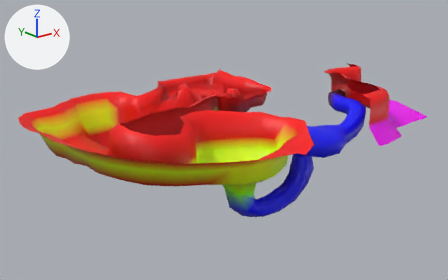
The glTF model Assets/Meshes/Levels/TutorialLevel/TutorialLevelNew.glb, before and after one commit.
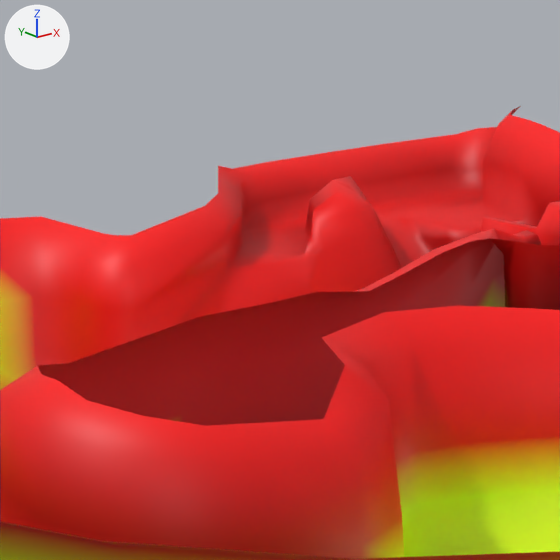
The first picture shows the older version from a camera (50 mm lens) standing at (-91.7, -138.8, 34.4) and looking at (-6.8, -32.7, -8.0). The close-ups show the older and then the newer version on the part from 25% to 51% of the width and 16% to 59% of the height of that picture. Only the edits that show in the close-ups are written down. The axes (+X, +Y, +Z) are drawn at upper left. The lights are the same throughout. Where no turn or scale is listed for an object, it has been applied to the vertices. Vertices at exactly the same position are counted once.

The older version as bpy lines, for what is in view:
```python
me_plane = bpy.data.meshes.new('Plane')
me_plane.from_pydata(...)  # 1043 vertices, 1985 faces; spans x -51.8..26.5, y -65.6..-12.6, z -19.6..5.1
me_plane.materials.append(mat_defaultmaterial)
ob_plane = bpy.data.objects.new('Plane', me_plane)
ob_plane.location = (0.0, 0.0, 0.0)
```
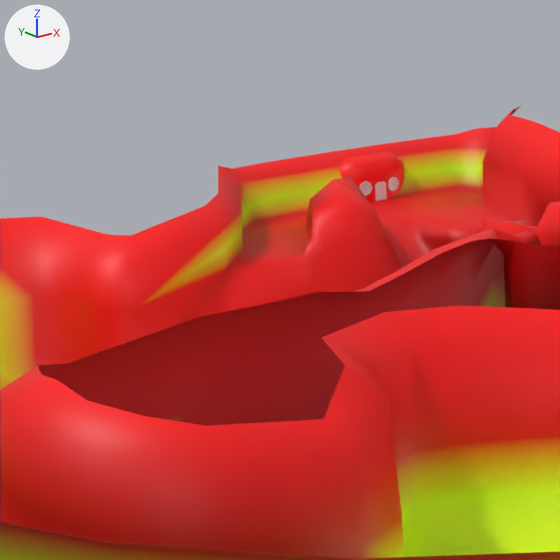
What differs and where, as boxes (x1, y1, x2, y2) in the close-ups (560 x 560 px):
'House.001', added (red)
    after: (339, 151, 404, 202)
'Door', added
    after: (375, 181, 387, 201)
'Window1', added
    after: (359, 181, 373, 196)
'Window2', added
    after: (388, 177, 399, 191)
part 1 of me_plane, recoloured (lighter)
    both: (225, 148, 483, 269)
part 2 of me_plane, recoloured
    both: (140, 147, 488, 307)

What changed in the scene script:
```text
Add mat_defaultmaterial_002:
    mat_defaultmaterial_002 = bpy.data.materials.new('DefaultMaterial.002')
    mat_defaultmaterial_002.use_nodes = True; mat_defaultmaterial_002.node_tree.nodes.clear()
    _N = mat_defaultmaterial_002.node_tree.nodes; _L = mat_defaultmaterial_002.node_tree.links
    n0 = _N.new('ShaderNodeOutputMaterial'); n0.name = 'Material Output'
    n1 = _N.new('ShaderNodeBsdfPrincipled'); n1.name = 'Principled BSDF'
    n2 = _N.new('ShaderNodeVertexColor'); n2.name = 'Color Attribute'
    _L.new(n1.outputs[0], n0.inputs[0])  # 'BSDF' to 'Surface'
    _L.new(n2.outputs[0], n1.inputs[0])  # 'Color' to 'Base Color'
Change me_plane:
    where me_plane.from_pydata(...)  # 1043 vertices, 1985 faces; spans x -51.8..26.5, y -65.6..-12.6, z -19.6..5.1
    used by ob_plane; location = (0.0, 0.0, 0.0)
    me_plane part 1: 34 faces centred in x -16.5..3.6, y -21.5..-14.2, z 0.7..2.3 are repainted in the vertex colours; the middle colour goes from red #c90000 to green #c9ff00
    me_plane part 2: 17 faces centred in x -19.1..3.7, y -22.5..-14.1, z 0.4..2.2 are repainted in the vertex colours; the middle colour goes from red #cd0000 to green #cdff00
Add me_circle_001:
    me_circle_001.from_pydata(...)  # 48 vertices, 74 faces; spans x -0.396..0.407, y -0.133..0.056, z -0.4..0.4
Add me_circle:
    me_circle.from_pydata(...)  # 48 vertices, 74 faces; spans x -0.408..0.396, y -0.142..0.056, z -0.4..0.4
Add me_cube_002:
    me_cube_002.from_pydata(...)  # 34 vertices, 48 faces; spans x -2.07..2.09, y -1.0..1.0, z -0.43..2.13
    me_cube_002.materials.append(mat_defaultmaterial_002)
Add me_cube_001:
    me_cube_001.from_pydata(...)  # 32 vertices, 56 faces; spans x 0.002..0.715, y -0.116..0.059, z 0.0..1.0
Add ob_window2:
    ob_window2 = bpy.data.objects.new('Window2', me_circle_001)
    ob_window2.location = (-2.03, -14.89, 1.25)
Add ob_window1:
    ob_window1 = bpy.data.objects.new('Window1', me_circle)
    ob_window1.location = (-3.8, -14.88, 1.25)
Add ob_house_001:
    ob_house_001 = bpy.data.objects.new('House.001', me_cube_002)
    ob_house_001.location = (-2.94, -13.97, 0.66)
Add ob_door:
    ob_door = bpy.data.objects.new('Door', me_cube_001)
    ob_door.location = (-3.24, -14.96, 0.48)
```
